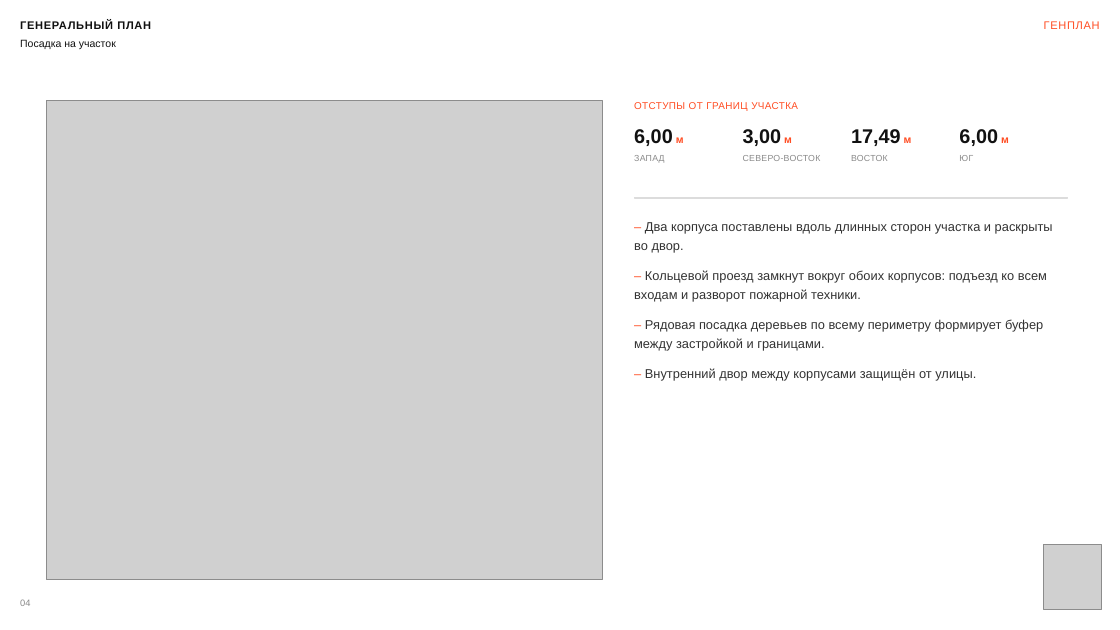
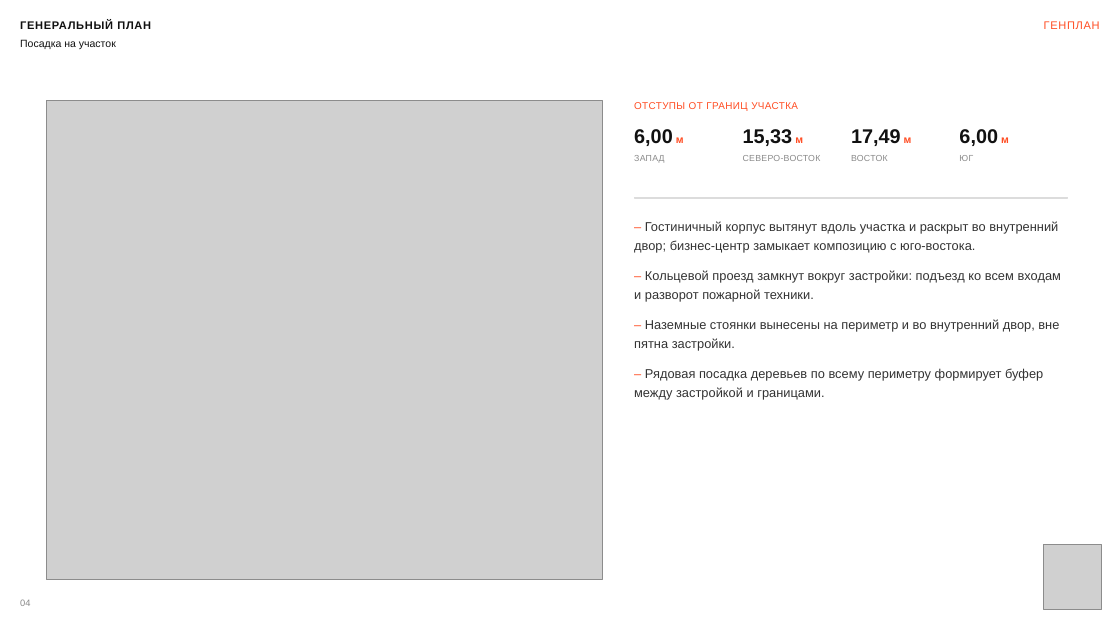
Before and after one commit to kzmeir/most, a slide deck: slide 4 of presentations/aurora-hotel/MOST_Bukhtarminskaya_akimat.pptx. Drawn at 1120x630 pixels with LibreOffice and Linux fonts; fonts in the diff are those of the drawing; grey boxes stand for pictures. Boxes give left, top, right and bottom in pixels: in the first picture for what was removed or moved away, otherwise in the second. Text is boxed around its words. In the diff, an @@ line names an element or a change of style, - is before the commit and + after.

```diff
--- a/presentations/aurora-hotel/MOST_Bukhtarminskaya_akimat.pptx
+++ b/presentations/aurora-hotel/MOST_Bukhtarminskaya_akimat.pptx
@@ text at bbox=[743, 129, 803, 146]: text changed @@
-3,00 м
+15,33 м
@@ text at bbox=[634, 221, 1061, 351]: text changed @@
-– Два корпуса поставлены вдоль длинных сторон участка и раскрыты во двор.
-– Кольцевой проезд замкнут вокруг обоих корпусов: подъезд ко всем входам и разворот пожарной техники.
+– Гостиничный корпус вытянут вдоль участка и раскрыт во внутренний двор; бизнес-центр замыкает композицию с юго-востока.
+– Кольцевой проезд замкнут вокруг застройки: подъезд ко всем входам и разворот пожарной техники.
+– Наземные стоянки вынесены на периметр и во внутренний двор, вне пятна застройки.
@@ text at bbox=[645, 368, 976, 381]: paragraph removed @@
-– Внутренний двор между корпусами защищён от улицы.
```
Also in this commit, not shown: 17 other slides changed, 2 slides added, 1 slide removed, 7 other files.
